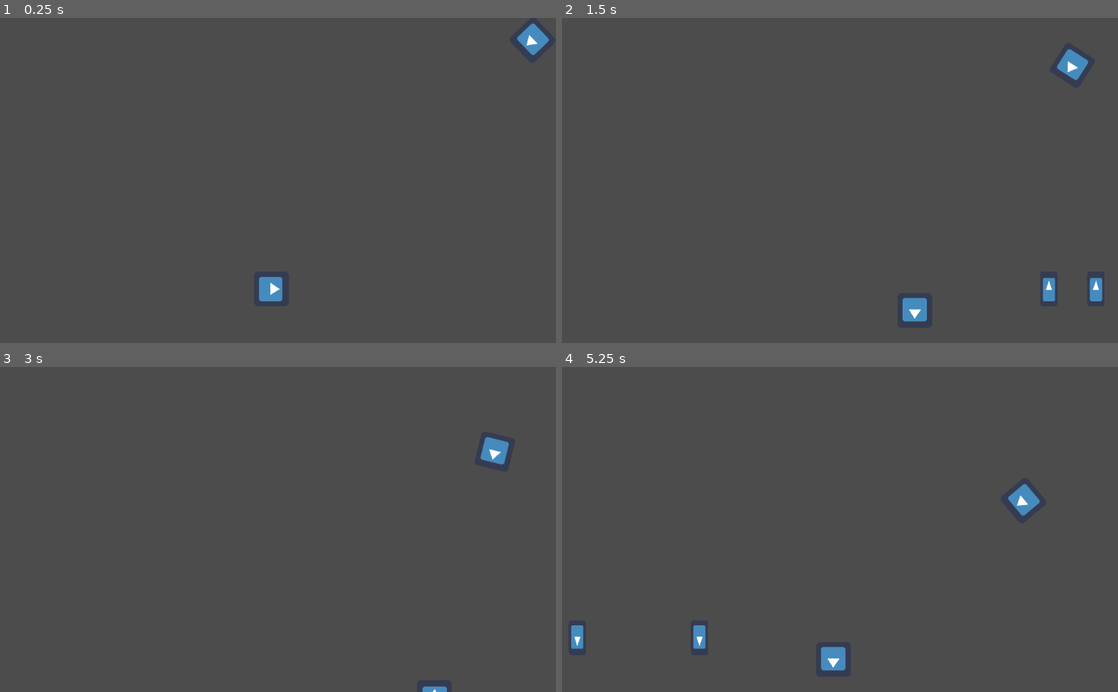
Above: before the commit, frames 1-4 (two rows, left to right).
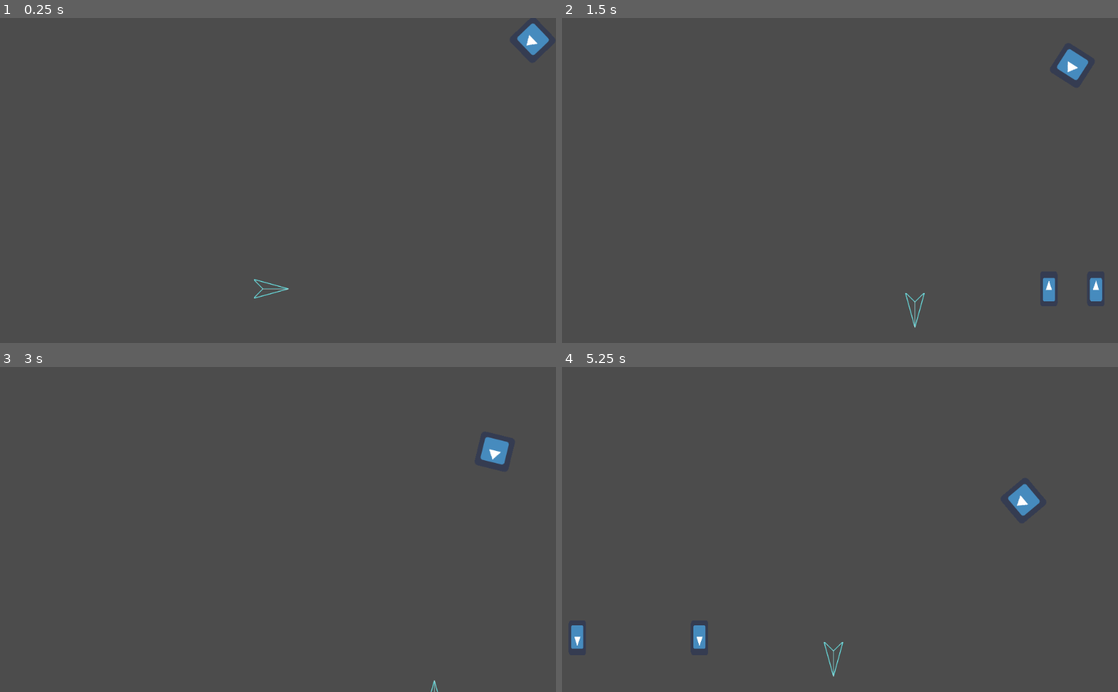
Above: after the commit, the same moments.

Repository: tpneumann/PhoneBAD
Game: Godot game, scene res://Scenes/main2.tscn
Two runs of this game, one before a commit and one after it. Both use one fixed random seed, a clock stepped at 60 frames per second and the inputs below. Before the commit the project has no main scene; this scene is started directly in both runs. The engine's default icon, where the game draws it, is replaced by a stand-in: a white triangle on a blue panel in a dark square.
Inputs:
- Up to frame 1 (0.25 s): no input
- Up to frame 2 (1.5 s): tap Enter (ui_accept) at 0.5, 0.77 s; hold Right (ui_right) 0.53-1.28 s; hold Down (ui_down) from 1.28 s (still down)
- Up to frame 3 (3 s): tap Enter (ui_accept) at 1.52 s; release Down (ui_down) at 2.03 s; hold Right (ui_right) 2.03-2.78 s; hold Up (ui_up) from 2.78 s (still down)
- Up to frame 4 (5.25 s): tap Enter (ui_accept) at 3.02, 3.77, 4.52 s; release Up (ui_up) at 3.53 s; hold Left (ui_left) 3.53-5.03 s; hold Down (ui_down) from 5.03 s (still down)

The runs differ from the first frame. In frame 1, 0.4% of the frame differs, in the area x 45-52%, y 79-88%; in frame 2, 0.3%; in frame 3, less than 0.1%; in frame 4, 0.4%, in the area x 46-51%, y 84-96%.

Commit message:
playerSprite

Diff:
--- a/phone/Scenes/main2.tscn
+++ b/phone/Scenes/main2.tscn
@@ -1,8 +1,9 @@
-[gd_scene load_steps=6 format=2]
+[gd_scene load_steps=7 format=2]
 
 [ext_resource path="res://Scripts/PlayerController.gd" type="Script" id=1]
-[ext_resource path="res://icon.png" type="Texture" id=2]
+[ext_resource path="res://Scenes/player.png" type="Texture" id=2]
 [ext_resource path="res://Scripts/Moving Enemy.gd" type="Script" id=3]
+[ext_resource path="res://icon.png" type="Texture" id=4]
 
 [sub_resource type="RectangleShape2D" id=1]
 
@@ -23,7 +24,8 @@
 shape = SubResource( 1 )
 
 [node name="PlayerSprite" type="Sprite" parent="Player"]
-scale = Vector2( 0.25, 0.25 )
+rotation = -1.5708
+scale = Vector2( 0.125, 0.125 )
 texture = ExtResource( 2 )
 
 [node name="Camera2D" type="Camera2D" parent="Player"]
--- a/phone/Scripts/PlayerController.gd
+++ b/phone/Scripts/PlayerController.gd
@@ -11,9 +11,10 @@
 var velocity = Vector2()
 var rot_dir = 0
 export (float) var rot_speed = 1.5
+
 # Called when the node enters the scene tree for the first time.
 #func _ready():
-#	pass # Replace with function body.
+#	pass
 
 # Called every frame. 'delta' is the elapsed time since the previous frame.
 #func _process(delta):
--- a/phone/project.godot
+++ b/phone/project.godot
@@ -16,6 +16,7 @@
 [application]
 
 config/name="phone"
+run/main_scene="res://Scenes/main2.tscn"
 config/icon="res://icon.png"
 
 [rendering]
Not shown: 1 places in phone/Scenes/main2.tscn that only renumber resources
Binary file added: phone/Scenes/player.png
Not shown, added: phone/Scenes/player.png.import
